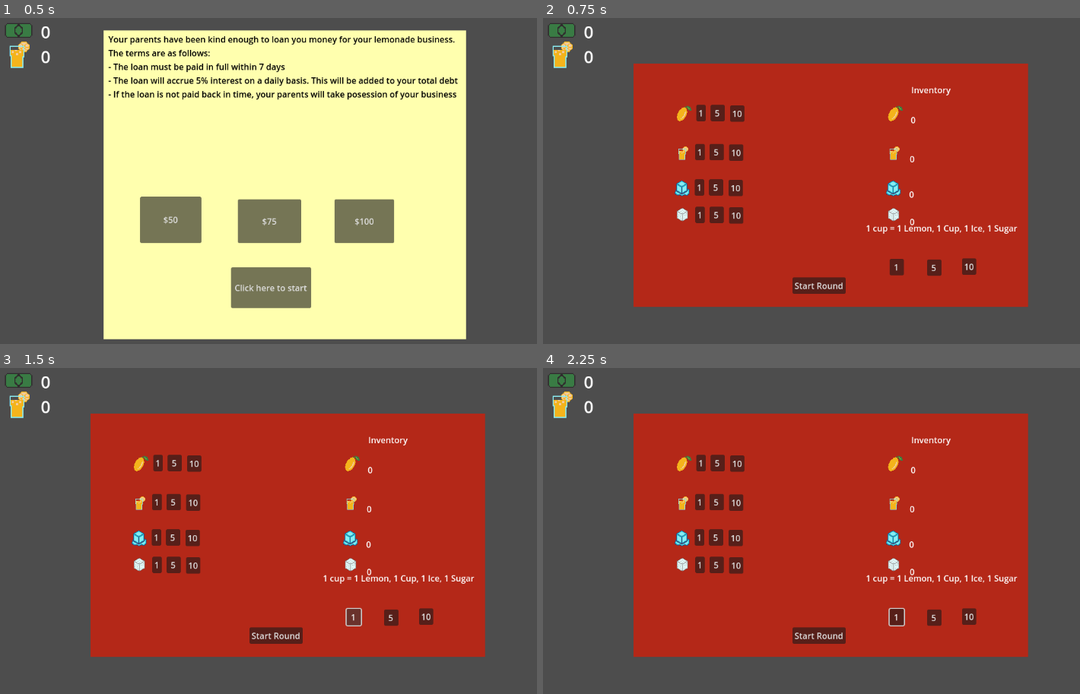
Above: before the commit, frames 1-4 (two rows, left to right).
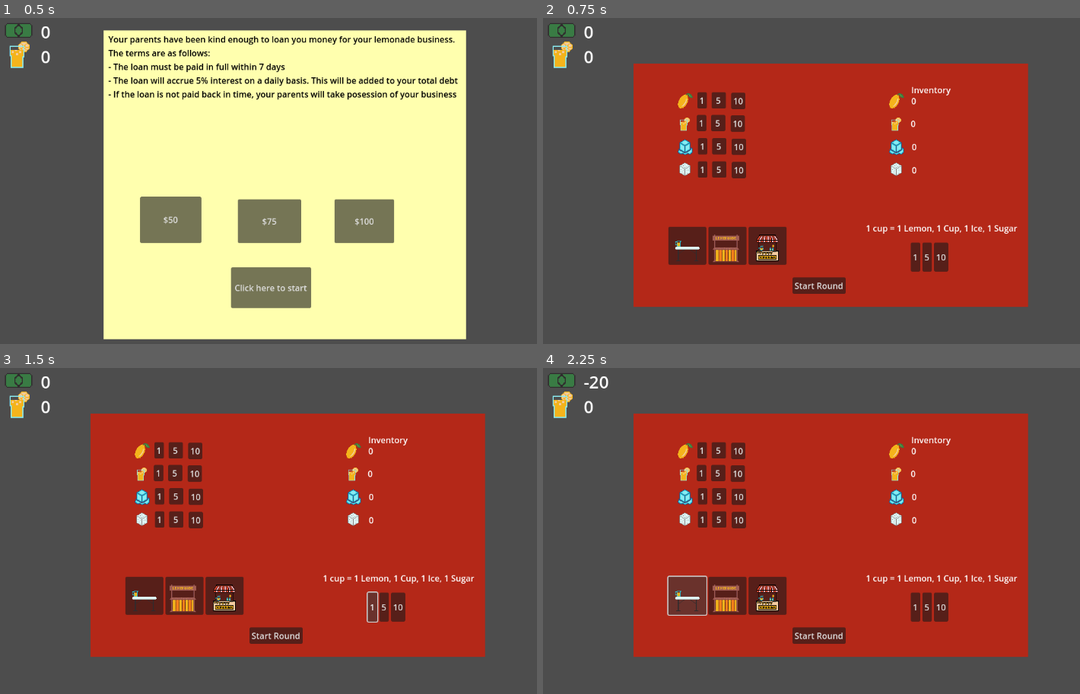
Above: after the commit, the same moments.

Repository: Jrees98/GMTK24
Game: Godot game, scene res://Scenes/main.tscn
Same seed, same stepped clock (60 frames per second), same inputs: the game is played once before the commit and once after it.
Inputs (mouse positions are in pixels of both pictures, inside the frame that each line leads up to):
- Up to frame 1 (0.5 s): no input
- Up to frame 2 (0.75 s): click "Click here to start" at 0.5 s
- Up to frame 3 (1.5 s): click "1" at 1.25 s
- Up to frame 4 (2.25 s): click (687, 596) at 2.02 s

Frame 1 is identical in both runs. In frame 2, 6.8% of the frame differs, in the area x 23-81%, y 22-80%; in frame 3, 6.8%; in frame 4, 7.0%, in the area x 7-81%, y 2-80%.

Commit message:
add shop upgrade button

Diff:
--- a/Scenes/main.tscn
+++ b/Scenes/main.tscn
@@ -1,5 +1,6 @@
-[gd_scene load_steps=12 format=3 uid="uid://b48k7ome4d88h"]
-
+[gd_scene load_steps=16 format=3 uid="uid://b48k7ome4d88h"]
+
+[ext_resource type="PackedScene" uid="uid://cl37ty27tb2pv" path="res://Scenes/lemonade_stand.tscn" id="1_433fu"]
 [ext_resource type="Script" path="res://Scripts/main.gd" id="1_yitt0"]
 [ext_resource type="Script" path="res://Scenes/Global_Controller.gd" id="2_iagkp"]
 [ext_resource type="PackedScene" uid="uid://c5jraoq5jrtmo" path="res://Scenes/spawner.tscn" id="4_ix7xf"]
@@ -11,6 +12,9 @@
 [ext_resource type="PackedScene" uid="uid://empr3fx3ecca" path="res://Scenes/make_lemonade.tscn" id="8_dqkwq"]
 [ext_resource type="Texture2D" uid="uid://bntyosts55lrc" path="res://Assets/Untitled 13.png" id="8_oib8b"]
 [ext_resource type="Texture2D" uid="uid://cr6adtfc1fgn7" path="res://Assets/Untitled 14.png" id="9_c5dqx"]
+[ext_resource type="Texture2D" uid="uid://cymcts2c76c7e" path="res://Assets/Untitled 7.png" id="12_jp0pq"]
+[ext_resource type="Texture2D" uid="uid://iadk35qmxj2d" path="res://Assets/Untitled 3.png" id="13_uqnds"]
+[ext_resource type="Texture2D" uid="uid://bk8u0vw5s4mf3" path="res://Assets/Untitled 8.png" id="14_bn7ue"]
 
 [node name="Main" type="Node2D" groups=["customers", "lemons"]]
 script = ExtResource("1_yitt0")
@@ -122,7 +126,7 @@
 color = Color(0.705882, 0.156863, 0.0941176, 1)
 
 [node name="Lemons" parent="Shop" instance=ExtResource("6_x1x7r")]
-position = Vector2(272, 195)
+position = Vector2(274, 171)
 texture = ExtResource("6_0syao")
 quantity_1 = 1
 price_1 = 1
@@ -134,7 +138,7 @@
 item_type = "lemons"
 
 [node name="Cups" parent="Shop" instance=ExtResource("6_x1x7r")]
-position = Vector2(270, 269)
+position = Vector2(273, 214)
 texture = ExtResource("6_y5hbf")
 quantity_1 = 1
 price_1 = 1
@@ -146,7 +150,7 @@
 item_type = "cups"
 
 [node name="Ice" parent="Shop" instance=ExtResource("6_x1x7r")]
-position = Vector2(269, 336)
+position = Vector2(275, 258)
 texture = ExtResource("8_oib8b")
 quantity_1 = 1
 price_1 = 1
@@ -158,7 +162,7 @@
 item_type = "ice"
 
 [node name="Sugar" parent="Shop" instance=ExtResource("6_x1x7r")]
-position = Vector2(270, 388)
+position = Vector2(275, 302)
 texture = ExtResource("9_c5dqx")
 quantity_1 = 1
 price_1 = 1
@@ -190,29 +194,51 @@
 offset_bottom = 424.0
 text = "1 cup = 1 Lemon, 1 Cup, 1 Ice, 1 Sugar"
 
-[node name="MakeLemonade" parent="Shop" instance=ExtResource("8_dqkwq")]
-offset_left = 662.0
-offset_top = 471.0
-offset_right = 689.0
-offset_bottom = 502.0
+[node name="ShopsHBox" type="HBoxContainer" parent="Shop"]
+offset_left = 243.0
+offset_top = 410.0
+offset_right = 467.0
+offset_bottom = 482.0
+
+[node name="TableTier1" type="Button" parent="Shop/ShopsHBox"]
+layout_mode = 2
+icon = ExtResource("12_jp0pq")
+
+[node name="TableTier2" type="Button" parent="Shop/ShopsHBox"]
+layout_mode = 2
+icon = ExtResource("13_uqnds")
+
+[node name="TableTier3" type="Button" parent="Shop/ShopsHBox"]
+layout_mode = 2
+icon = ExtResource("14_bn7ue")
+
+[node name="MakeLemonadeHBox" type="HBoxContainer" parent="Shop"]
+offset_left = 702.0
+offset_top = 440.0
+offset_right = 766.0
+offset_bottom = 495.0
+
+[node name="MakeLemonade" parent="Shop/MakeLemonadeHBox" instance=ExtResource("8_dqkwq")]
+layout_mode = 2
 amount_to_make = 1
 
-[node name="MakeLemonade3" parent="Shop" instance=ExtResource("8_dqkwq")]
-offset_left = 733.0
-offset_top = 472.0
-offset_right = 760.0
-offset_bottom = 503.0
+[node name="MakeLemonade3" parent="Shop/MakeLemonadeHBox" instance=ExtResource("8_dqkwq")]
+layout_mode = 2
 amount_to_make = 5
 
-[node name="MakeLemonade2" parent="Shop" instance=ExtResource("8_dqkwq")]
-offset_left = 799.0
-offset_top = 470.0
-offset_right = 826.0
-offset_bottom = 501.0
+[node name="MakeLemonade2" parent="Shop/MakeLemonadeHBox" instance=ExtResource("8_dqkwq")]
+layout_mode = 2
 amount_to_make = 10
+
+[node name="LemonadeStand" parent="." instance=ExtResource("1_433fu")]
+position = Vector2(567, 261)
+scale = Vector2(3, 3)
 
 [connection signal="pressed" from="StartScreen/StartGame" to="." method="_on_start_game_pressed"]
 [connection signal="pressed" from="StartScreen/Borrow50" to="." method="_on_borrow_50_pressed"]
 [connection signal="pressed" from="StartScreen/Borrow75" to="." method="_on_borrow_75_pressed"]
 [connection signal="pressed" from="StartScreen/Borrow100" to="." method="_on_borrow_100_pressed"]
 [connection signal="pressed" from="Shop/Start_Round" to="." method="_on_start_round_pressed"]
+[connection signal="pressed" from="Shop/ShopsHBox/TableTier1" to="." method="_on_table_tier_1_pressed"]
+[connection signal="pressed" from="Shop/ShopsHBox/TableTier2" to="." method="_on_table_tier_2_pressed"]
+[connection signal="pressed" from="Shop/ShopsHBox/TableTier3" to="." method="_on_table_tier_3_pressed"]
--- a/Scripts/Global.gd
+++ b/Scripts/Global.gd
@@ -13,6 +13,9 @@
 var ice : int
 var sugar : int
 
+var tier1_cost := 20
+var tier2_cost := 40
+var tier3_cost := 60
 
 # Called when the node enters the scene tree for the first time.
 func _ready():
--- a/Scripts/main.gd
+++ b/Scripts/main.gd
@@ -37,3 +37,19 @@
 func _on_start_round_pressed():
 	get_tree().paused = false
 	$Shop.hide()
+
+
+func _on_table_tier_1_pressed():
+	Global.dollars -= Global.tier1_cost
+	$LemonadeStand/AnimatedSprite2D.frame = 0
+
+
+func _on_table_tier_2_pressed():
+	Global.dollars -= Global.tier2_cost
+	$LemonadeStand/AnimatedSprite2D.frame = 1
+
+
+
+func _on_table_tier_3_pressed():
+	Global.dollars -= Global.tier3_cost
+	$LemonadeStand/AnimatedSprite2D.frame = 2
--- a/item.tscn
+++ b/item.tscn
@@ -33,10 +33,10 @@
 position = Vector2(400, 2.08165e-12)
 
 [node name="ItemQuantity" type="Label" parent="InventoryItem"]
-offset_left = 30.0
-offset_top = 1.0
-offset_right = 70.0
-offset_bottom = 24.0
+offset_left = 29.0
+offset_top = -11.0
+offset_right = 69.0
+offset_bottom = 12.0
 
 [connection signal="pressed" from="Quantity1" to="." method="_on_quantity_1_pressed"]
 [connection signal="pressed" from="Quantity2" to="." method="_on_quantity_2_pressed"]
